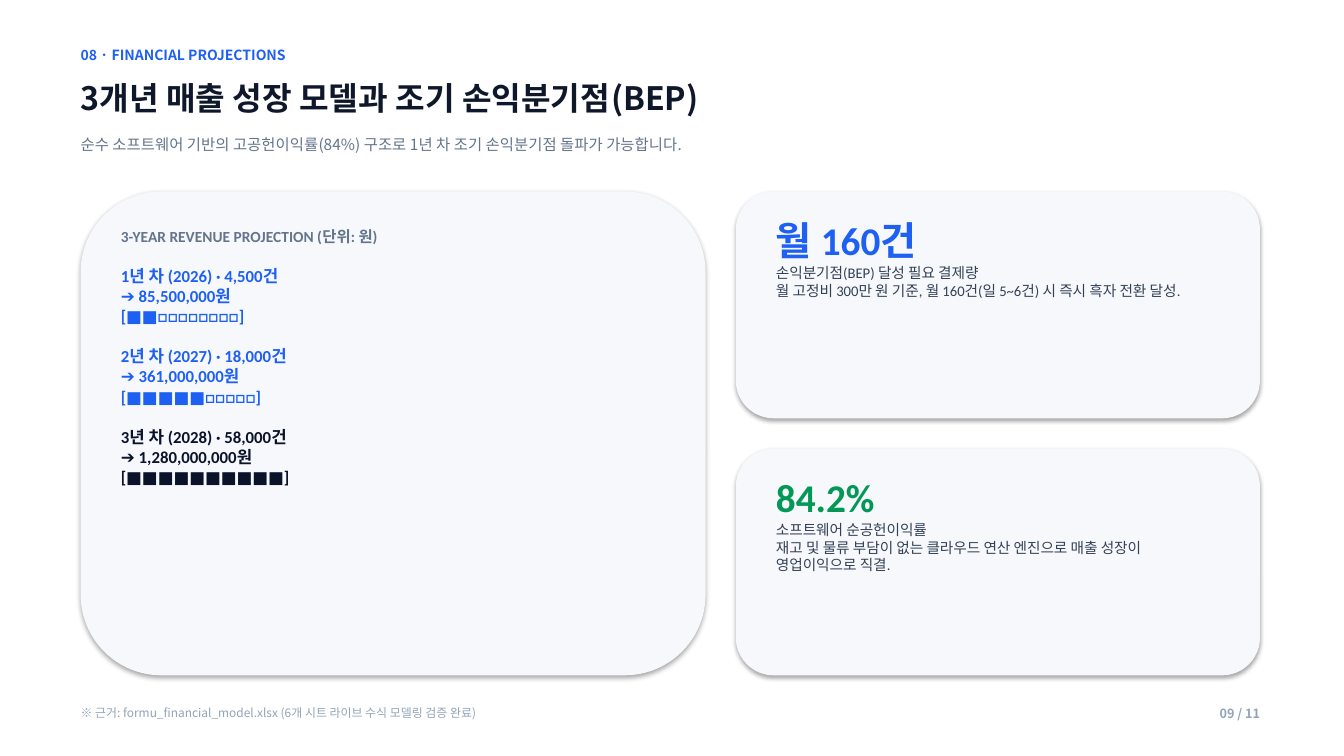
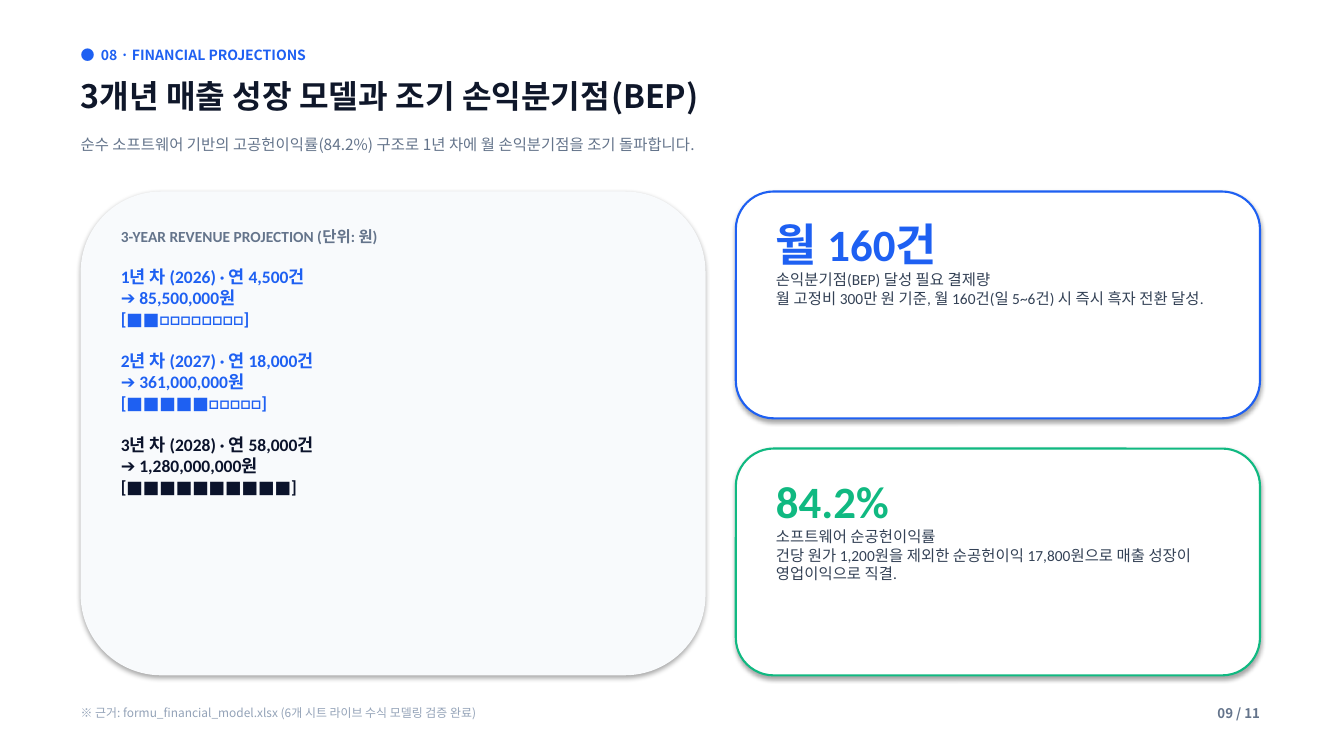
Before and after one commit to lita-lilith16/formu-landing, a slide deck: slide 9 of public/formu_pitch_deck.pptx. Drawn at 1344x756 pixels with LibreOffice and Linux fonts; fonts in the diff are those of the drawing. Boxes give left, top, right and bottom in pixels: in the first picture for what was removed or moved away, otherwise in the second. Text is boxed around its words. In the diff, an @@ line names an element or a change of style, - is before the commit and + after.

Commit message:
style(pitch-deck): apply Antigravity design expert & pitch deck builder principles with Miri reference layouts

```diff
--- a/public/formu_pitch_deck.pptx
+++ b/public/formu_pitch_deck.pptx
@@ text at [101,49,306,60]: text changed @@
-08 · FINANCIAL PROJECTIONS
+● 08 · FINANCIAL PROJECTIONS
@@ text at [81,137,695,153]: text changed @@
-순수 소프트웨어 기반의 고공헌이익률(84%) 구조로 1년 차 조기 손익분기점 돌파가 가능합니다.
+순수 소프트웨어 기반의 고공헌이익률(84.2%) 구조로 1년 차에 월 손익분기점을 조기 돌파합니다.
@@ rounded rectangle at [81,192,706,676]: fill #F6F8FC to #F8FAFC @@
@@ rounded rectangle at [736,192,1260,418]: fill #F6F8FC to #FFFFFF; outline none to #1E60F2 1.5 pt @@
@@ text "월 160건" at [776,223,1203,306]: size 28 to 32 pt in "월 160건"; size 10.5 to 11 pt @@
@@ text at [121,268,314,474]: text changed; size 12 to 12.5 pt @@
-1년 차 (2026) · 4,500건
-➔ 85,500,000원
-[■■□□□□□□□□]
-2년 차 (2027) · 18,000건
-➔ 361,000,000원
-[■■■■■□□□□□]
-3년 차 (2028) · 58,000건
-➔ 1,280,000,000원
-[■■■■■■■■■■]
+1년 차 (2026) · 연 4,500건
+➔ 85,500,000원
+[■■□□□□□□□□]
+2년 차 (2027) · 연 18,000건
+➔ 361,000,000원
+[■■■■■□□□□□]
+3년 차 (2028) · 연 58,000건
+➔ 1,280,000,000원
+[■■■■■■■■■■]
@@ rounded rectangle at [736,449,1260,676]: fill #F6F8FC to #FFFFFF; outline none to #10B981 1.5 pt @@
@@ text at [776,487,889,530]: size 28 to 32 pt, text colour #039855 to #10B981 in "84.2%" @@
@@ text at [776,529,1192,580]: text changed; size 10.5 to 11 pt @@
-소프트웨어 순공헌이익률
-재고 및 물류 부담이 없는 클라우드 연산 엔진으로 매출 성장이 영업이익으로 직결.
+소프트웨어 순공헌이익률
+건당 원가 1,200원을 제외한 순공헌이익 17,800원으로 매출 성장이 영업이익으로 직결.
@@ text "09 / 11" at [1217,708,1260,718]: size 9 to 9.5 pt, text colour #94A3B8 to #64748B @@
```
Also in this commit, not shown: 10 other slides changed, 1 other file.
